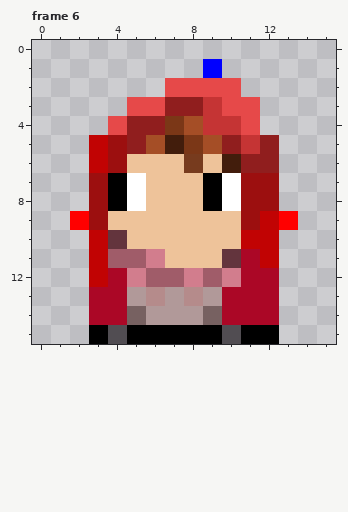
Two states of a pixel-art file, assets/sprites/mage.aseprite. Above is the file before it was changed.
16x16 pixels, 10 frames. Shown: frame 6. The commit also changed other frames, which this record leaves out.
The result:
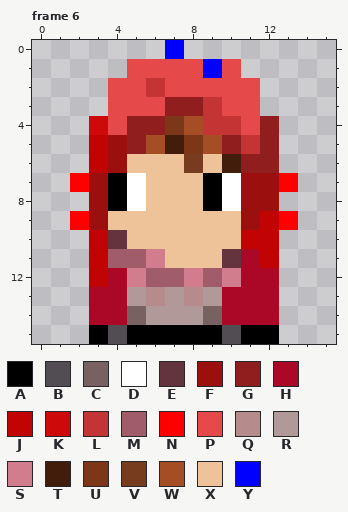
Palette (. is transparent): A #000000  B #514d52  C #776161  D #ffffff  E #63343d  F #9c0f0f  G #901e1e  H #ab0726  J #c10303  K #ce0909  L #c53434  M #a05c69  N #ff0000  P #e64949  Q #b58b8b  R #b19999  S #d27d8d  T #421d0c  U #7b3717  V #773b1e  W #a54e26  X #eec39a  Y #0000ff
The author wrote: implemented finite state system for mage
Changes in this commit:
layer "pre-attack" added
--- frame 6, layer "pre-attack"
@@ x 0..15 @@
- 0 ................
- 1 .........Y......
- 2 .......PPPP.....
- 3 .....PPGGLPP....
- 4 ....PGGUWLLP....
+ 0 .......Y........
+ 1 .....PPPPYP.....
+ 2 ....PPLPPPPP....
+ 3 ....PPPGGLPP....
+ 4 ...KPGGUWLLPG...
  5 ...JFGWTUWGLG...
  6 ...JFXXXVXTGG...
- 7 ...FADXXXADFF...
+ 7 ..NFADXXXADFFN..
  8 ...FADXXXADFF...
